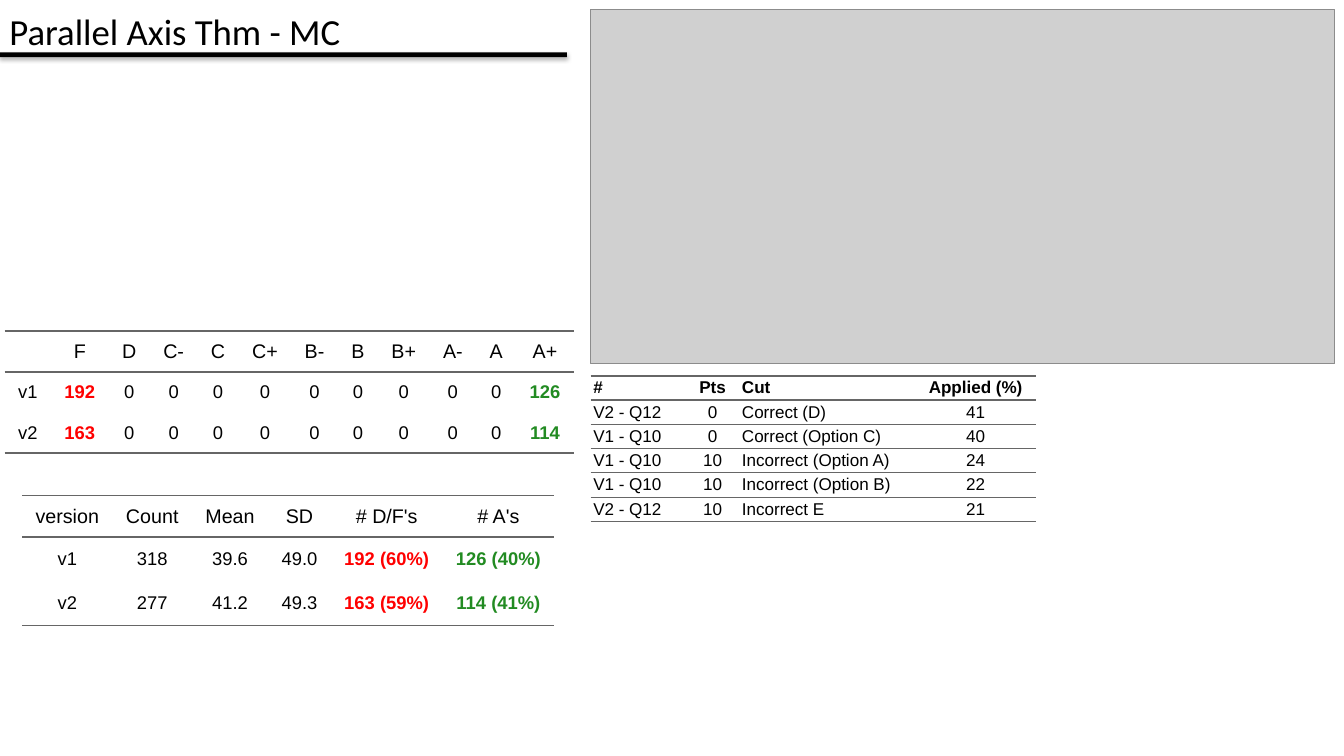
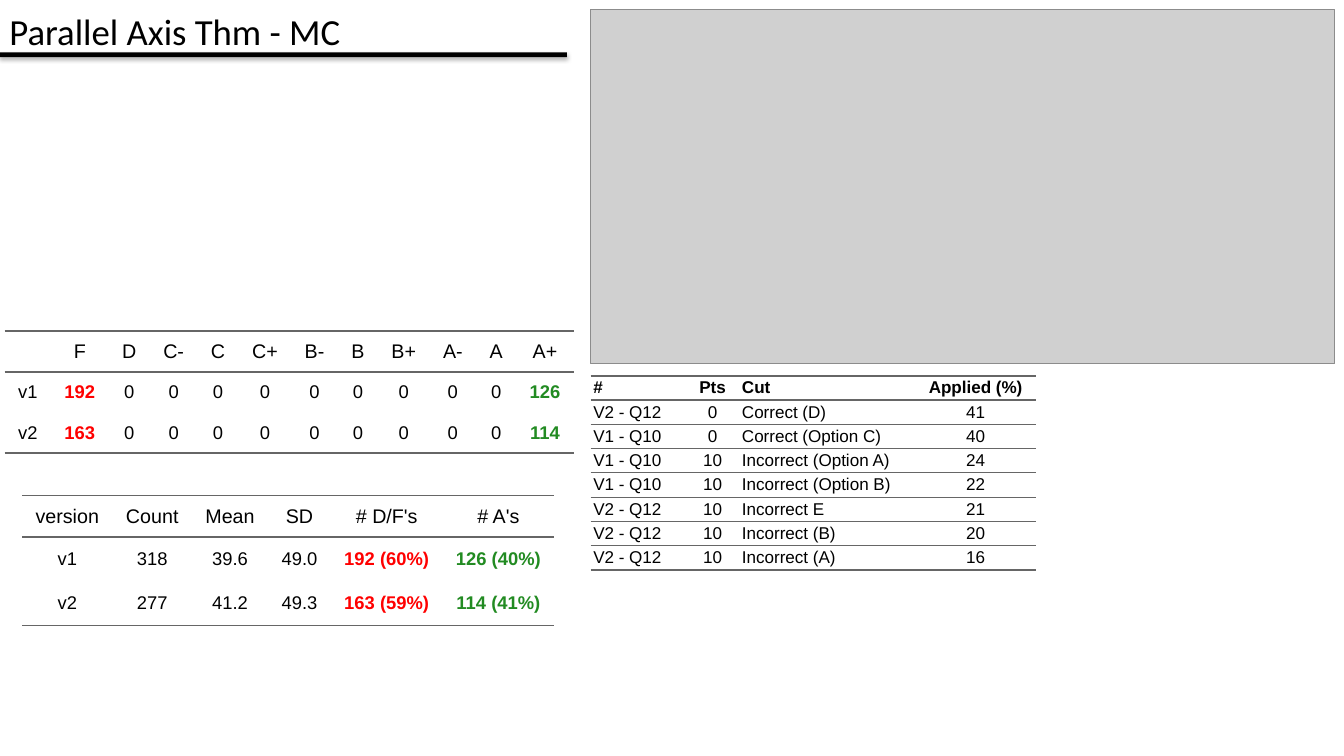
Before and after one commit to kfilip10/grade-analysis-tool-win, a slide deck: slide 19 of shiny/test.pptx (slide 13 before the commit). Drawn at 1344x756 pixels with LibreOffice and Linux fonts; fonts in the diff are those of the drawing; grey boxes stand for pictures. Boxes give left, top, right and bottom in pixels: in the first picture for what was removed or moved away, otherwise in the second. Text is boxed around its words. In the diff, an @@ line names an element or a change of style, - is before the commit and + after.

```diff
--- a/shiny/test.pptx
+++ b/shiny/test.pptx
@@ table at [591,376,1037,660] @@
+row 7: V2 - Q12 | 10 | Incorrect (B) | 20
+row 8: V2 - Q12 | 10 | Incorrect (A) | 16
```
Also in this commit, not shown: 10 other slides changed, 6 slides added, 40 other files.
